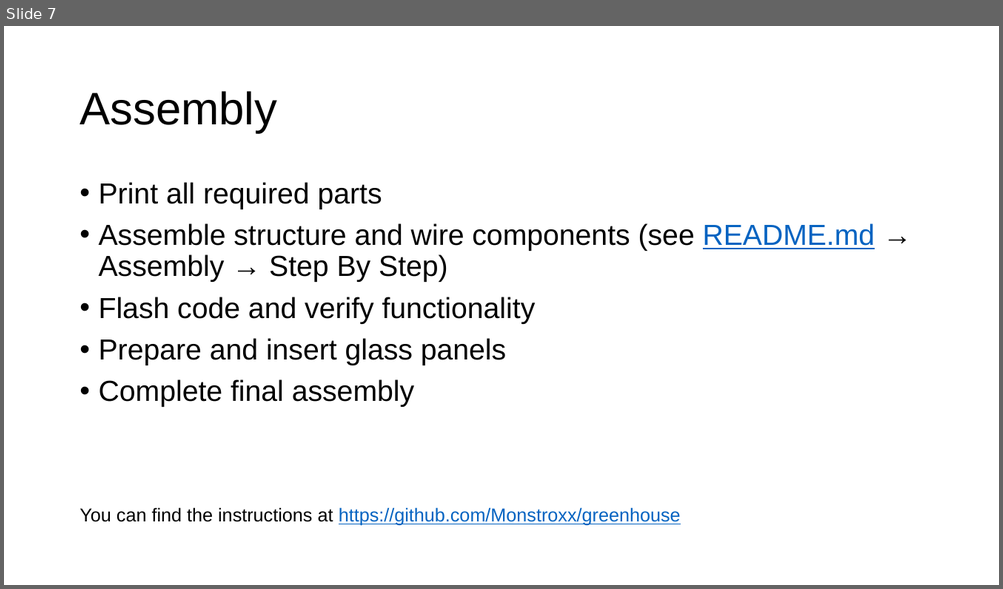
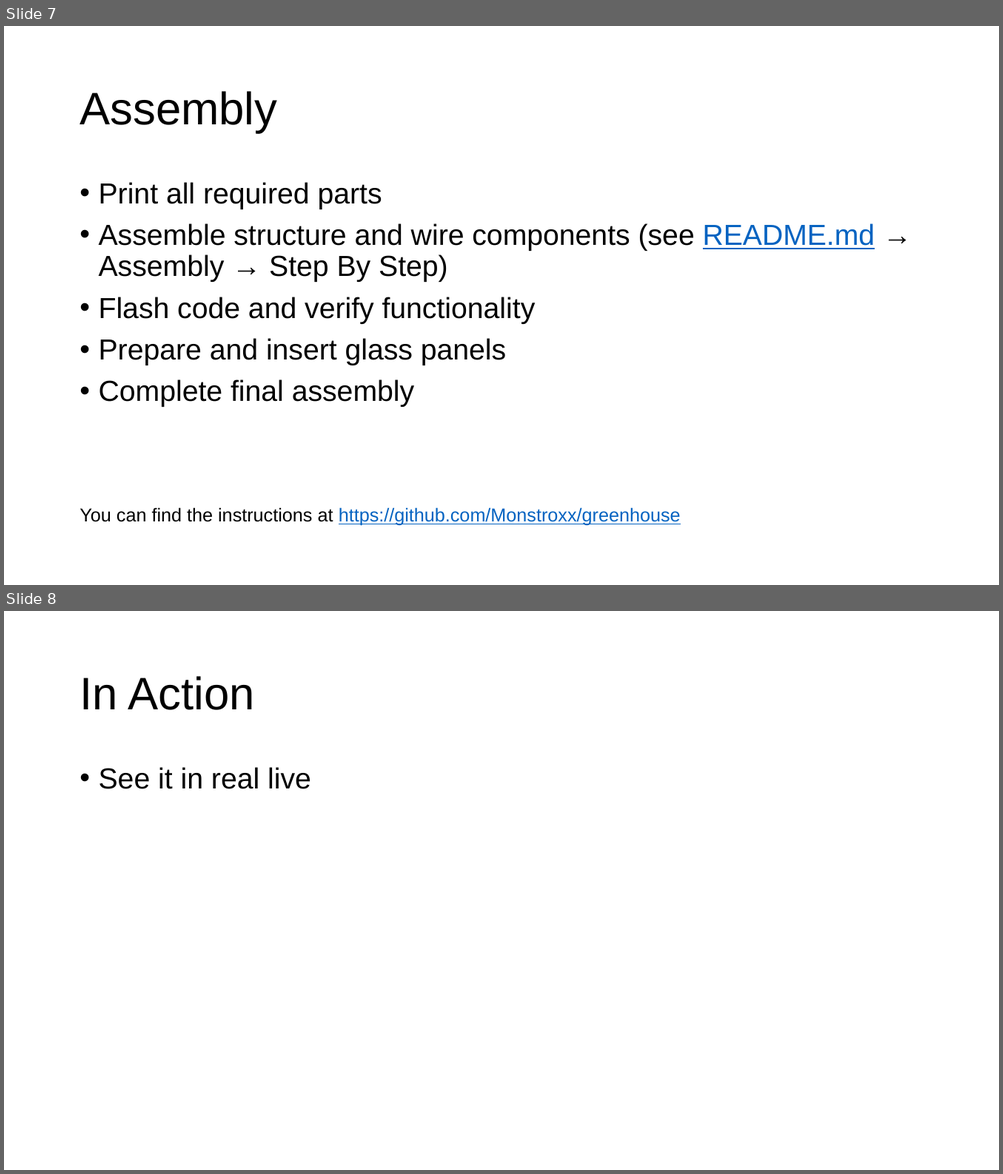
Before and after one commit to Monstroxx/greenhouse, a slide deck: Greenhouse Presentation.pptx. Shown one above the other, each under a label of ours: slide 7 before the commit, slides 7 and 8 after it. The pictures are 1003x589 and 1003x1174 pixels, drawn with LibreOffice and Linux fonts; fonts in the diff are those of the drawing. Boxes give left, top, right and bottom in pixels: in the first picture for what was removed or moved away, otherwise in the second. Text is boxed around its words. In the diff, an @@ line names an element or a change of style, - is before the commit and + after.

```diff
--- a/Greenhouse Presentation.pptx
+++ b/Greenhouse Presentation.pptx
@@ slide 8 added at [4, 611, 999, 1170], background #FFFFFF @@
@@ title added at [79, 676, 255, 710], 44 pt, text #000000 @@
+In Action
@@ text added at [99, 767, 311, 789], 28 pt, text #000000 @@
+• See it in real live
```
Also in this commit, not shown: 2 other files.
